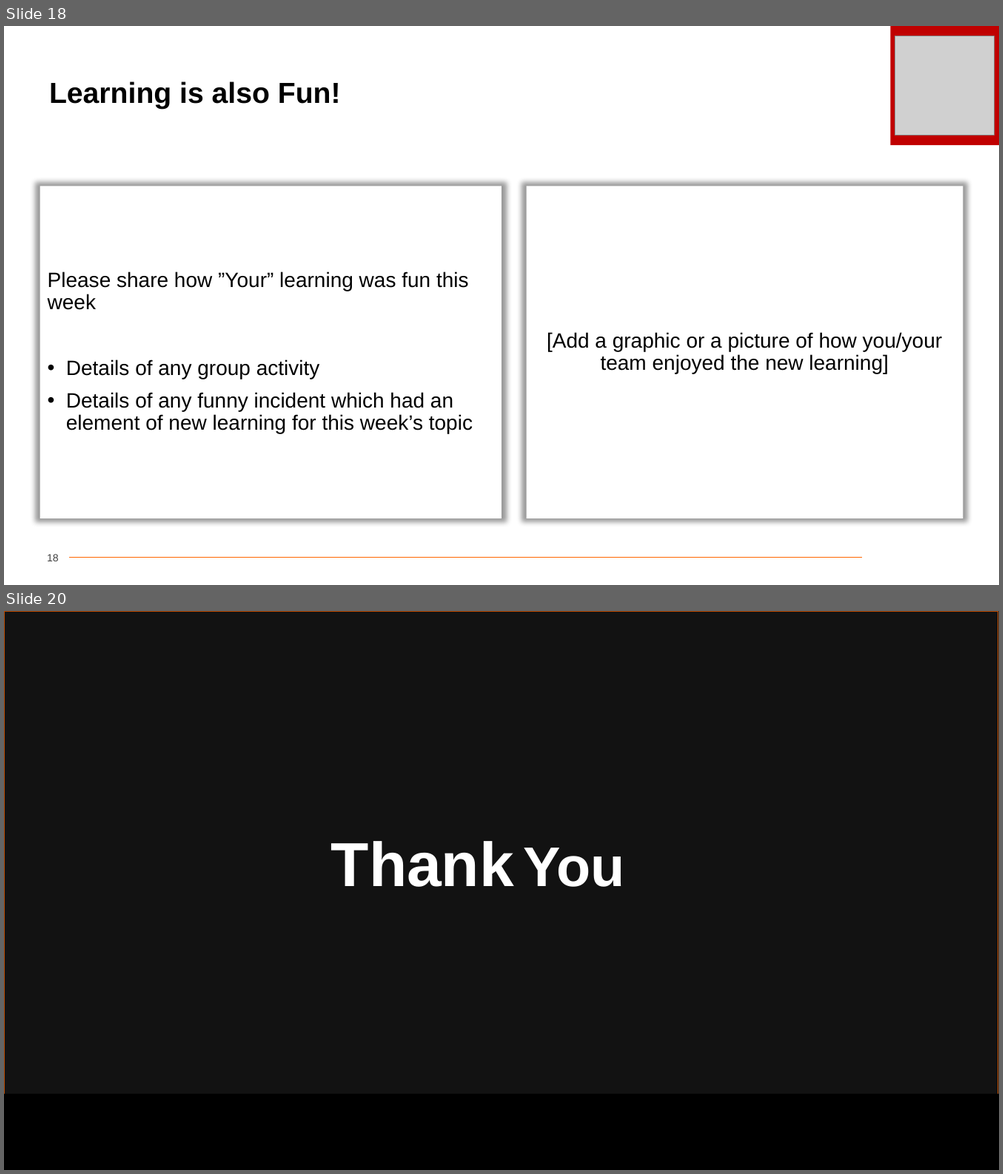
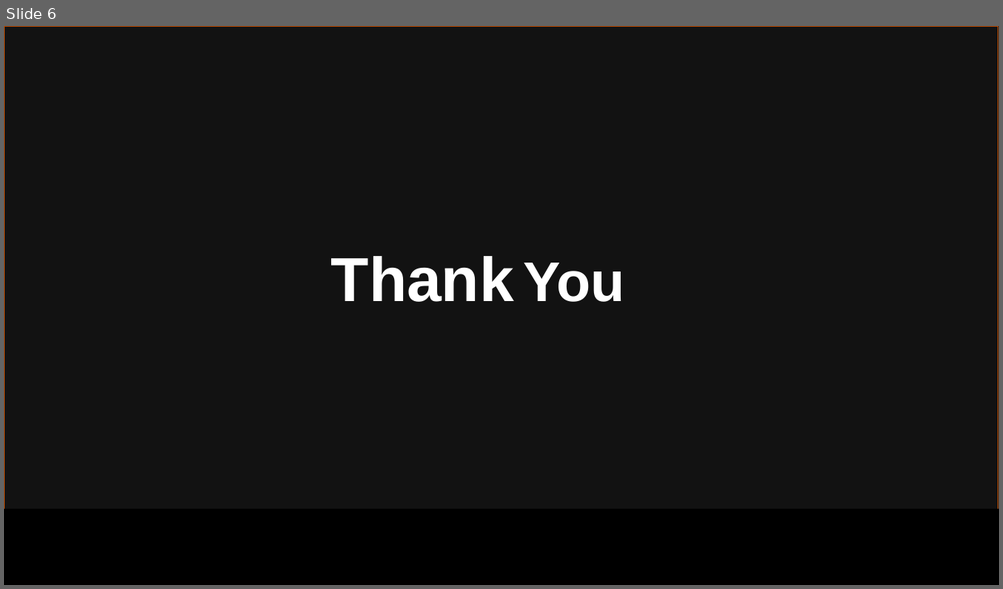
Before and after one commit to cherryycodes/unext, a slide deck: tech day 1.pptx. Shown one above the other, each under a label of ours: slides 18 and 20 before the commit, slide 6 after it; the slides between them are not shown. The pictures are 1003x1174 and 1003x589 pixels, drawn with LibreOffice and Linux fonts; fonts in the diff are those of the drawing; grey boxes stand for pictures; background and template pictures are left out; a plain dark background stands for a picture behind light text. Boxes give left, top, right and bottom in pixels: in the first picture for what was removed or moved away, otherwise in the second. Text is boxed around its words. In the diff, an @@ line names an element or a change of style, - is before the commit and + after.

```diff
--- a/tech day 1.pptx
+++ b/tech day 1.pptx
@@ slide 18 removed at (x1=4, y1=26, x2=999, y2=585), background #FFFFFF @@
@@ rectangle removed at (x1=891, y1=26, x2=999, y2=145) @@
@@ picture removed at (x1=895, y1=36, x2=994, y2=136) @@
@@ title removed at (x1=49, y1=82, x2=341, y2=109) @@
-Learning is also Fun!
@@ rectangle removed at (x1=40, y1=187, x2=501, y2=519) @@
-Please share how ”Your” learning was fun this week
-• Details of any group activity
-• Details of any funny incident which had an element of new learning for this week’s topic
@@ rectangle removed at (x1=526, y1=187, x2=963, y2=519) @@
-[Add a graphic or a picture of how you/your team enjoyed the new learning]
@@ page number removed at (x1=47, y1=554, x2=59, y2=562) @@
-18
@@ line removed from (70, 558) to (862, 558) @@
@@ what was slide 20 is now slide 6 @@
```
Also in this commit, not shown: 4 slides changed, 13 other slides removed, 1 other file.
